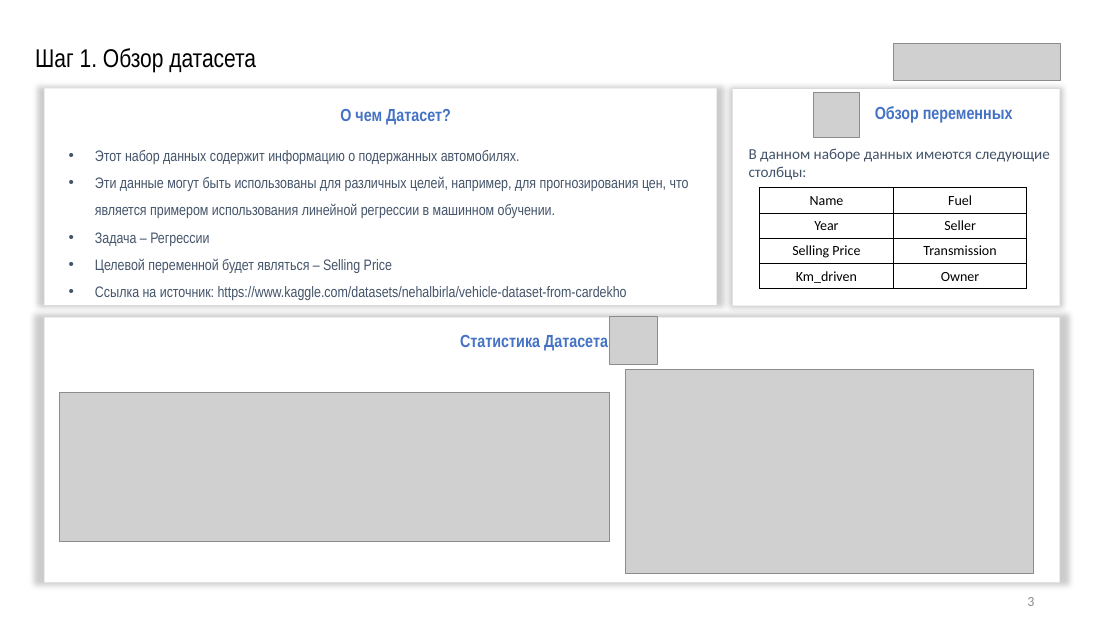
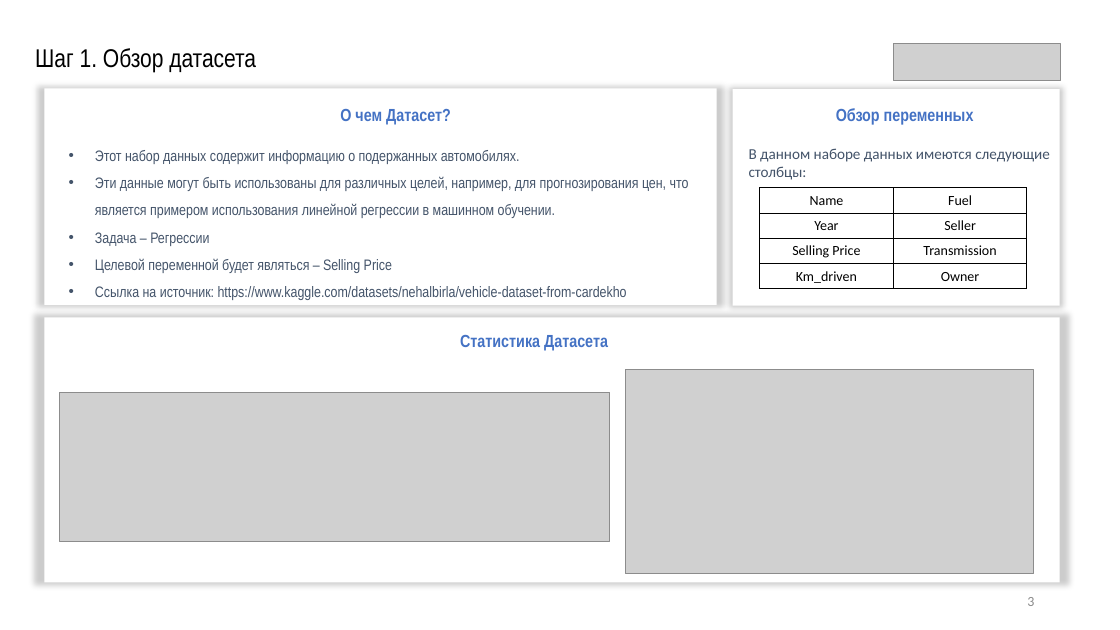
Before and after one commit to vvk79/Innopolis_final_work, a slide deck: slide 3 of Создание веб-приложения для обработки и анализа данных с.pptx. Drawn at 1120x630 pixels with LibreOffice and Linux fonts; fonts in the diff are those of the drawing; grey boxes stand for pictures. Boxes give left, top, right and bottom in pixels: in the first picture for what was removed or moved away, otherwise in the second. Text is boxed around its words. In the diff, an @@ line names an element or a change of style, - is before the commit and + after.

```diff
--- a/Создание веб-приложения для обработки и анализа данных с.pptx
+++ b/Создание веб-приложения для обработки и анализа данных с.pptx
@@ picture removed at [814,92,860,138] @@
@@ text "Обзор переменных": place and size @@
-text "Обзор переменных" at [875,106,1013,123]
+text "Обзор переменных" at [836,108,974,125]
@@ picture removed at [610,317,657,364] @@
```
Also in this commit, not shown: 8 other slides changed, 1 slide added, 2 slides removed, 1 other file.
